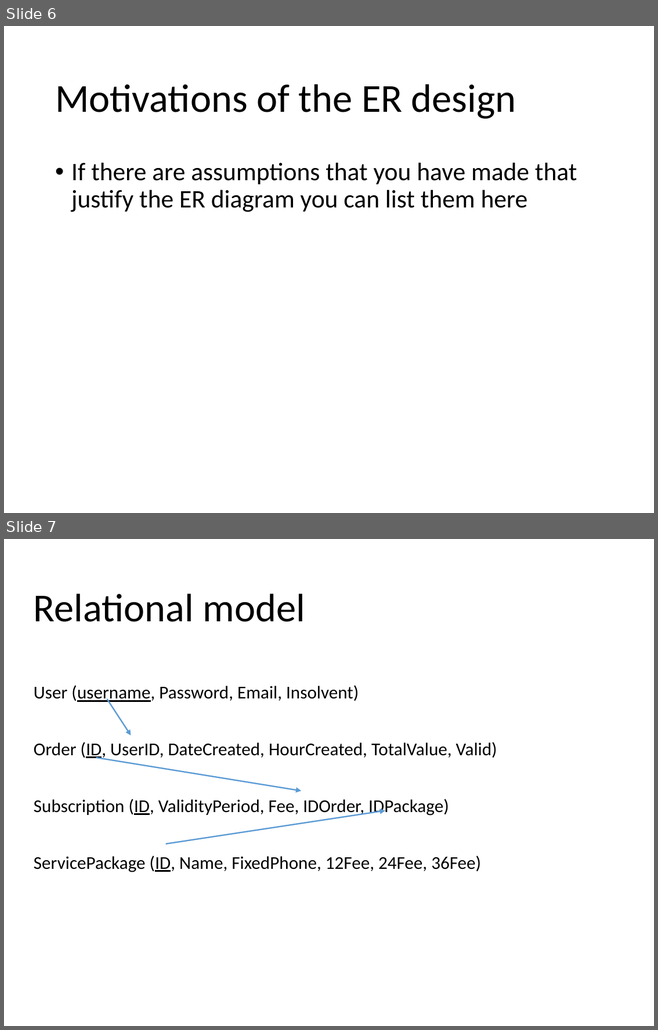
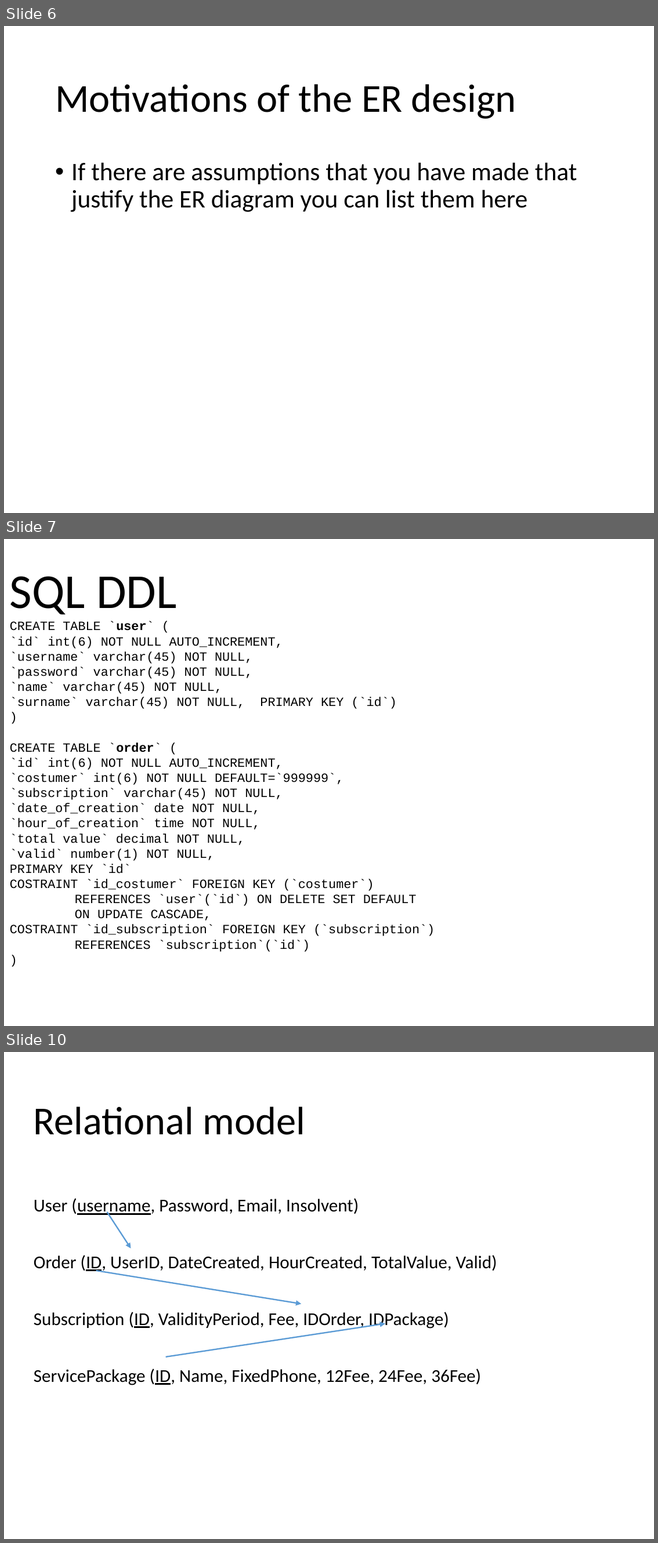
Before and after one commit to marcozetaa/TelcoService, a slide deck: UML/TemplateProjectDocumentation.pptx. Shown one above the other, each under a label of ours: slides 6 and 7 before the commit, slides 6, 7 and 10 after it; the slides between them are not shown. The pictures are 658x1030 and 658x1543 pixels, drawn with LibreOffice and Linux fonts; fonts in the diff are those of the drawing. Boxes give left, top, right and bottom in pixels: in the first picture for what was removed or moved away, otherwise in the second. Text is boxed around its words. In the diff, an @@ line names an element or a change of style, - is before the commit and + after.

```diff
--- a/UML/TemplateProjectDocumentation.pptx
+++ b/UML/TemplateProjectDocumentation.pptx
@@ slide 7 added at [4, 539, 654, 1026], background #FFFFFF @@
@@ text added at [10, 576, 434, 952], 14 pt, text #000000 @@
+SQL DDL
+CREATE TABLE `user` (
+`id` int(6) NOT NULL AUTO_INCREMENT,
+`username` varchar(45) NOT NULL,
+`password` varchar(45) NOT NULL,
+`name` varchar(45) NOT NULL,
+`surname` varchar(45) NOT NULL, PRIMARY KEY (`id`)
+)
+CREATE TABLE `order` (
+`id` int(6) NOT NULL AUTO_INCREMENT,
+`costumer` int(6) NOT NULL DEFAULT=`999999`,
+`subscription` varchar(45) NOT NULL,
+`date_of_creation` date NOT NULL,
+`hour_of_creation` time NOT NULL,
+`total value` decimal NOT NULL,
+`valid` number(1) NOT NULL,
+PRIMARY KEY `id`
+COSTRAINT `id_costumer` FOREIGN KEY (`costumer`)
+REFERENCES `user`(`id`) ON DELETE SET DEFAULT
+ON UPDATE CASCADE,
+COSTRAINT `id_subscription` FOREIGN KEY (`subscription`)
+REFERENCES `subscription`(`id`)
+)
@@ what was slide 7 is now slide 10 @@
```
Also in this commit, not shown: 2 other slides added, 10 other files.
